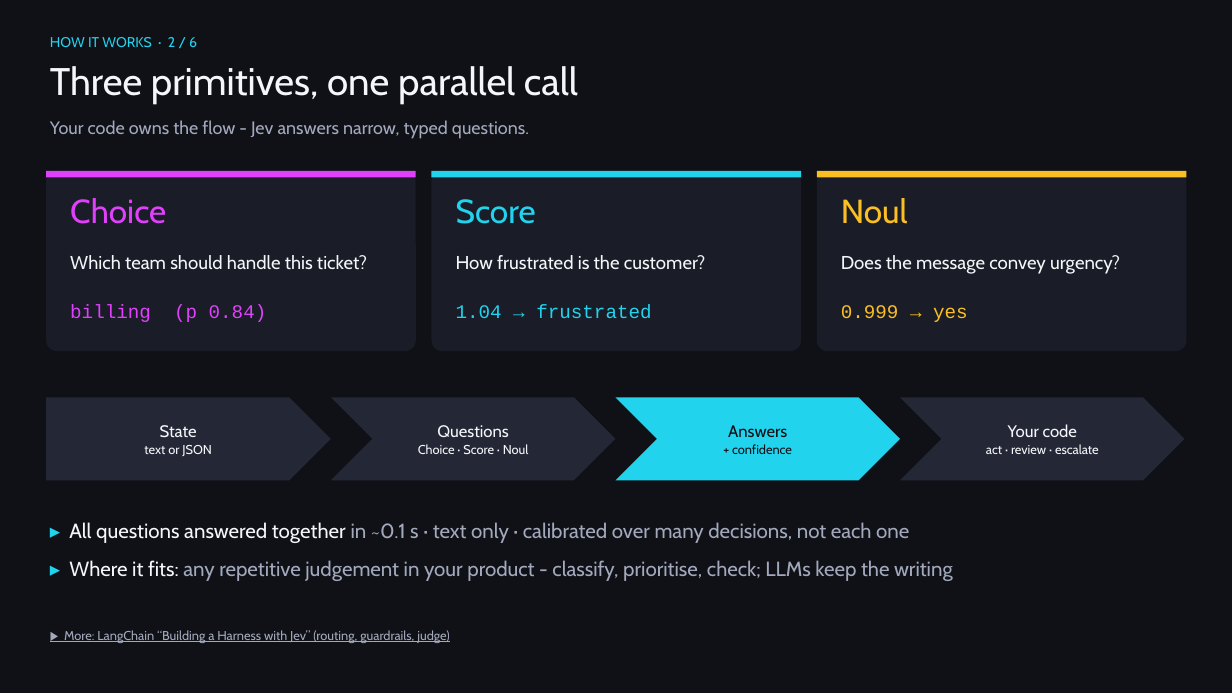
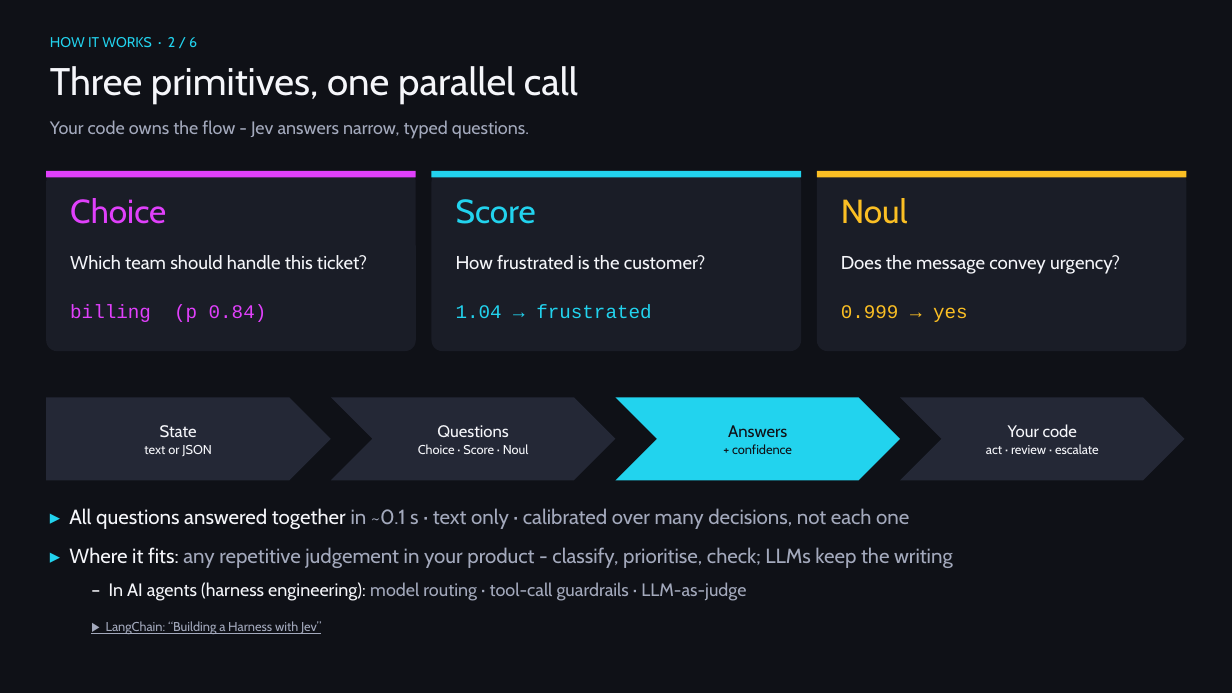
Before and after one commit to stvonolf/jev-samples, a slide deck: slide 2 of presentation/Jev_Team_Overview.pptx. Drawn at 1232x693 pixels with LibreOffice and Linux fonts; fonts in the diff are those of the drawing. Boxes give left, top, right and bottom in pixels: in the first picture for what was removed or moved away, otherwise in the second. Text is boxed around its words. In the diff, an @@ line names an element or a change of style, - is before the commit and + after.

```diff
--- a/presentation/Jev_Team_Overview.pptx
+++ b/presentation/Jev_Team_Overview.pptx
@@ text "▸ All questions answered together ...": place and size @@
-text "▸ All questions answered together ..." at box(69, 522, 953, 581)
+text "▸ All questions answered together ..." at box(69, 508, 953, 568)
@@ text at box(109, 582, 746, 601): text changed; size 10 to 14 pt @@
-▶ More: LangChain “Building a Harness with Jev” (routing, guardrails, judge)
+– In AI agents (harness engineering): model routing · tool-call guardrails · LLM-as-judge
@@ text added at box(106, 621, 321, 634), 10 pt, text #A3A9BC, underline @@
+▶ LangChain: “Building a Harness with Jev”
```
Also in this commit, not shown: 1 other file.
